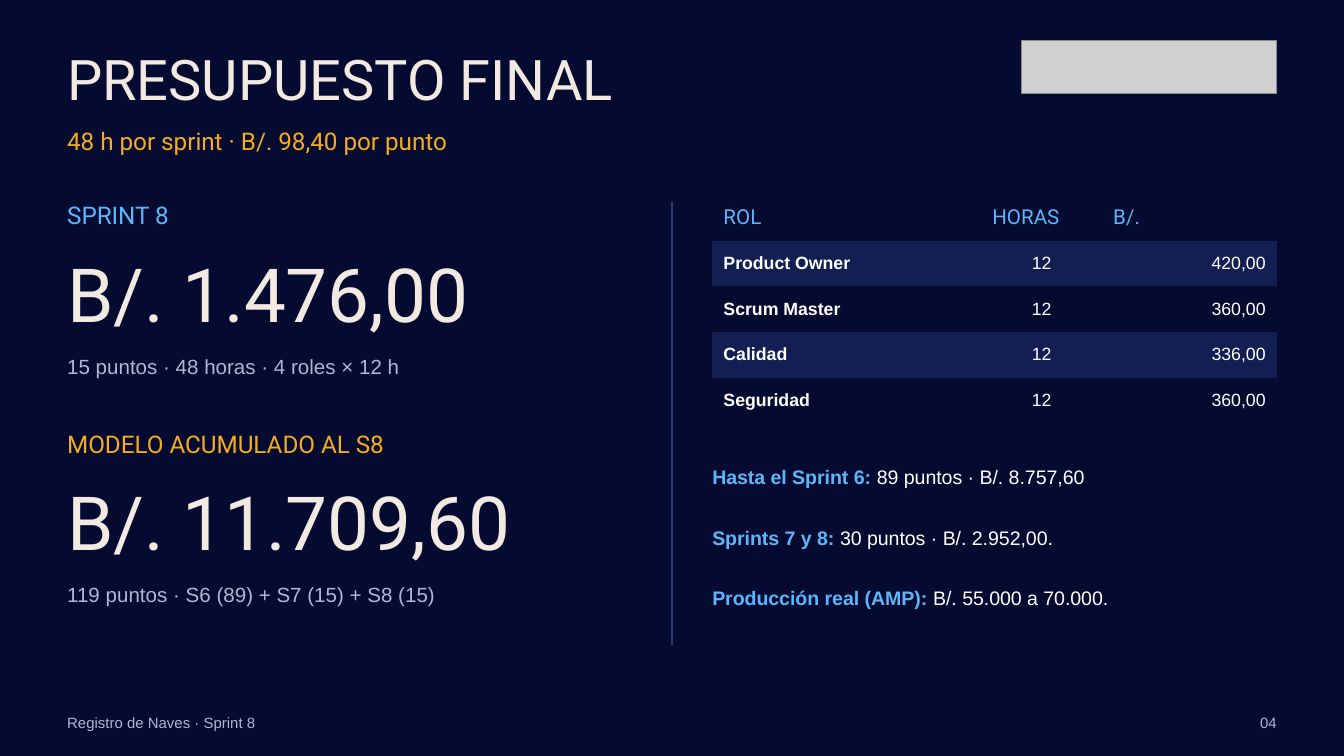
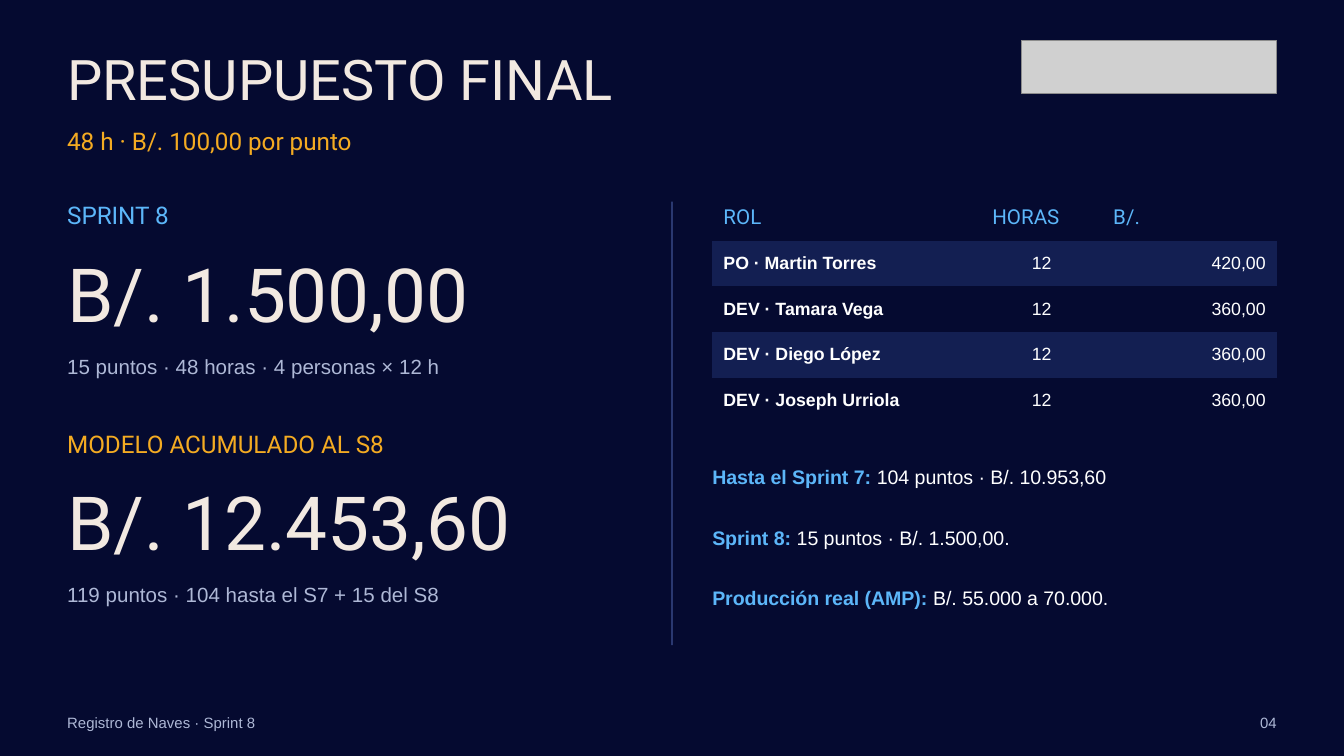
Before and after one commit to torres-martin/registro-maritimo-digital, a slide deck: slide 4 of docs/Sprint8-RegistroNaves.pptx. Drawn at 1344x756 pixels with LibreOffice and Linux fonts; fonts in the diff are those of the drawing; grey boxes stand for pictures. Boxes give left, top, right and bottom in pixels: in the first picture for what was removed or moved away, otherwise in the second. Text is boxed around its words. In the diff, an @@ line names an element or a change of style, - is before the commit and + after.

```diff
--- a/docs/Sprint8-RegistroNaves.pptx
+++ b/docs/Sprint8-RegistroNaves.pptx
@@ text at (67,131,352,155): text changed @@
-48 h por sprint · B/. 98,40 por punto
+48 h · B/. 100,00 por punto
@@ table at (712,195,1277,423) @@
-row 2, column 1: Product Owner
+row 2, column 1: PO · Martin Torres
-row 3, column 1: Scrum Master
+row 3, column 1: DEV · Tamara Vega
-row 4, column 1: Calidad
+row 4, column 1: DEV · Diego López
-row 4, column 3: 336,00
+row 4, column 3: 360,00
-row 5, column 1: Seguridad
+row 5, column 1: DEV · Joseph Urriola
@@ text at (67,268,468,333): text changed @@
-B/. 1.476,00
+B/. 1.500,00
@@ text at (67,359,439,379): text changed @@
-15 puntos · 48 horas · 4 roles × 12 h
+15 puntos · 48 horas · 4 personas × 12 h
@@ text at (712,470,1107,488): text changed @@
-Hasta el Sprint 6: 89 puntos · B/. 8.757,60
+Hasta el Sprint 7: 104 puntos · B/. 10.953,60
@@ text at (67,496,510,561): text changed @@
-B/. 11.709,60
+B/. 12.453,60
@@ text at (712,531,1010,549): text changed @@
-Sprints 7 y 8: 30 puntos · B/. 2.952,00.
+Sprint 8: 15 puntos · B/. 1.500,00.
@@ text at (67,587,439,607): text changed @@
-119 puntos · S6 (89) + S7 (15) + S8 (15)
+119 puntos · 104 hasta el S7 + 15 del S8
```
Also in this commit, not shown: 4 other slides changed, 1 other file.
